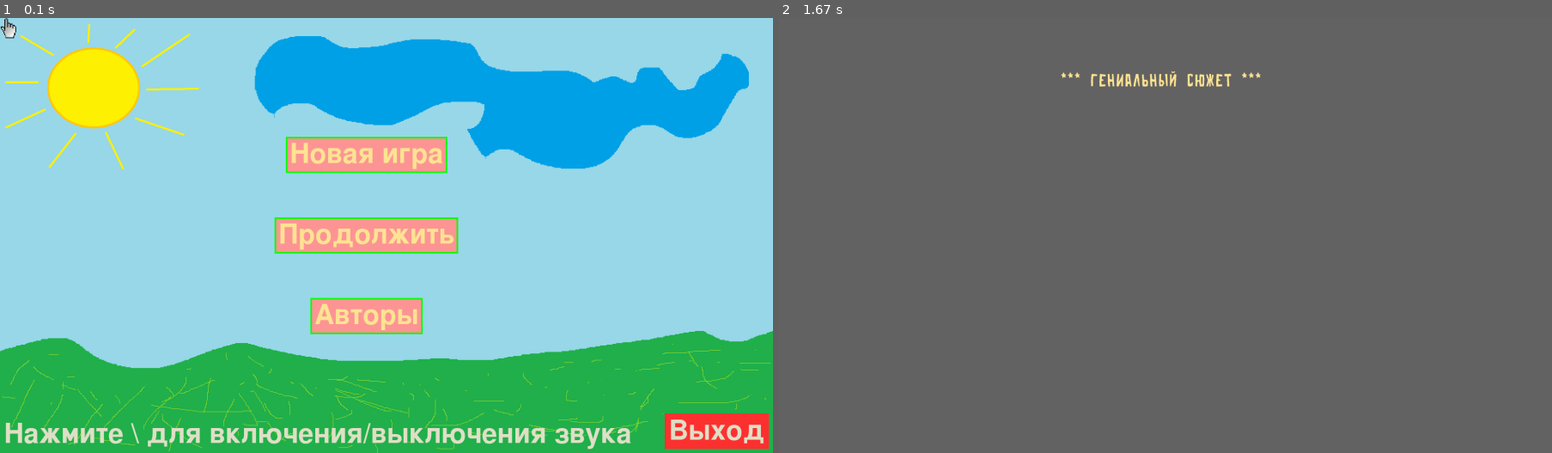
Above: before the commit, frames 1-2 (left to right).
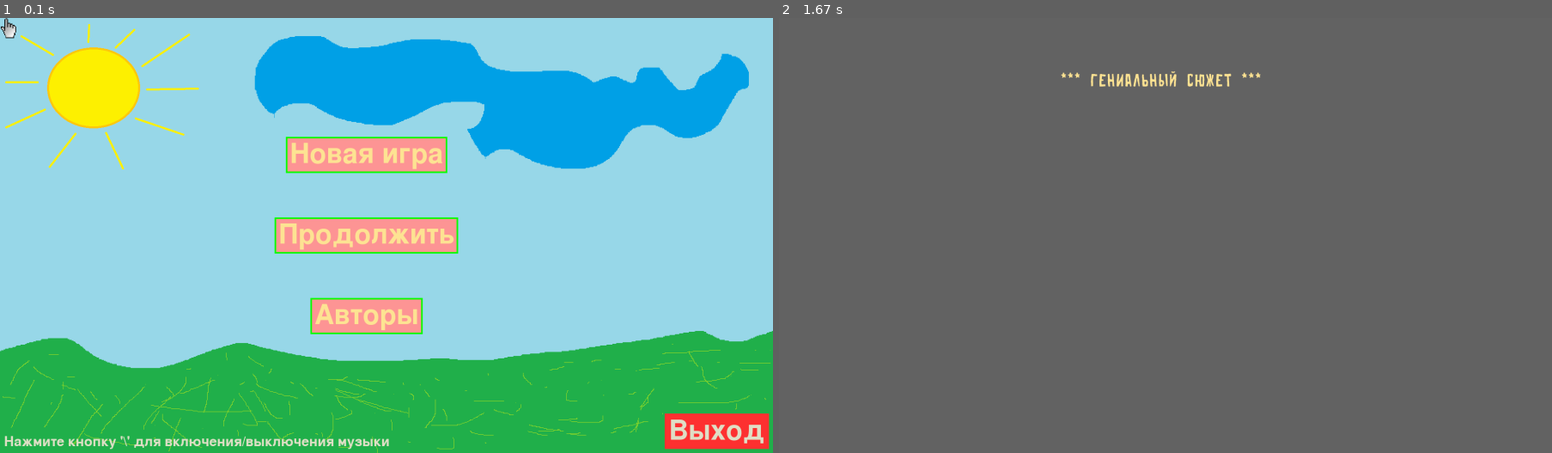
Above: after the commit, the same moments.

Repository: realReloadTime/GoodAppsProduction
Game: pygame game, started from start.py
Two runs of this game, one before a commit and one after it. Both use one fixed random seed, a clock stepped at 60 frames per second and the inputs below.
Inputs:
- Up to frame 1 (0.1 s): no input
- Up to frame 2 (1.67 s): click "Новая игра" at 0.38 s

The runs differ from the first frame. In frame 1, 2.1% of the frame differs, in the area x 0-82%, y 92-100%; in frame 2, nothing differs.

Commit message:
version 1.2 final fixes, new files (ТЗ, ПЗ, Презентация)

Diff:
--- a/start.py
+++ b/start.py
@@ -9,34 +9,40 @@
 
 class SellAndGive:
     def __init__(self):
-        self.width = GetSystemMetrics(0)
-        self.height = GetSystemMetrics(1)
+        self.width, self.height = GetSystemMetrics(0), GetSystemMetrics(1)  # размеры экрана для верного отображения
         self.screen = pygame.display.set_mode((self.width, self.height))
+
+        # список для отслеживания и  управления экранами
         self.all_screens = ['MainMenu', 'NewGameScreen', 'Desktop', 'Site', 'Warehouse',
                             'Logistics', 'Purchase', 'Continue', 'Authors', 'Growth']
 
+        # кнопки для меню
         self.menu_buttons = [['Новая игра', 0], ['Продолжить', 0], ['Авторы', 0],
                              ['Выйти', 0]]  # названия и состояния кнопок
 
-        self.menu_button_location = []  # ЗАПИСЬ ПО СХЕМЕ
+        # начальная реализация кнопок
+        # ЗАПИСЬ ПО СХЕМЕ
         # [x0 - обводка, y0 - обводка, ширина + обводка, высота + обводка] (заполняется в программе)
-
-        self.selected_screen = self.all_screens[0]
+        self.menu_button_location = []
+
+        self.selected_screen = self.all_screens[0]  # управляющий экраном
         self.start_plot_played = False  # флаг проверки проигрыша сюжета
-        self.text = ''
+        self.text = ''  # статус заказа (формируется во время действий пользователя)
         self.warehouse_status = ''
         self.purchase_status = ''
-        self.transport_index = 0
-
-        self.tasks = [False for _ in range(5)]
+        self.transport_index = 0  # текущий транспорт (по умолчанию - 0, учитывается ДБ)
+
+        self.tasks = [False for _ in range(5)]  # список со всеми заказами
 
         self.buttons_start_group = pygame.sprite.Group()
-        self.buttons_start_clicked = []  # здесь будет последняя нажатая кнопка при начальном выборе товара
+        self.buttons_start_clicked = []  # нажатая кнопка при начальном выборе товаров (реализация радиокнопки)
         self.start_text_input = pygame_text.InputBox(self.width - 700, 60, 600, 40, 'ООО"ПродАкшен"')
         start_buttons = [('Начать', (self.width - 300, self.height - 200), '#008000'),
                          ('Попиты', (200, 200), '#e55c5c'),
                          ('Скрепки', (200, 400), '#e55c5c'),
                          ('Строительный мусор', (200, 600), '#e55c5c')]
+
+        # блок ИНФОРМАЦИОННЫХ ПЕРЕМЕННЫХ
         self.start_buttons_info = {'Попиты': 'Самый ходовой товар в вашем городе, \nможно продавать за соответствующую '
                                              'цену\n'
                                              'Делаются в Китае, поэтому \nцена за оптовые закупки высокая,\n'
@@ -59,6 +65,11 @@
                            'Оксана 100м.', 'Аверкий', 'Тётя Ева', 'Диана', 'Вивея', 'Артём', 'Тихон', 'Самсон',
                            'Полерия', 'Ангелина', 'Регина', 'Ульяна', 'Олег']
         self.customers_count = 0
+        self.growth_count = 0
+        self.growth_status = ''
+        # ----
+
+        # блок ЗАПОЛНЕНИЯ КНОПОК
         for button in start_buttons:
             pygame_button.Button(button[0], button[1], button[2], self.buttons_start_group)
 
@@ -104,27 +115,27 @@
                              self.growth_buttons_group)
         for icon in buttons:
             pygame_image.Icon(icon[0], icon[1], self.growth_buttons_group)
-        self.growth_count = 0
-        self.growth_status = ''
+        # ----
 
         self.app_running()
 
     def app_running(self):  # старт и работа приложения
         pygame.init()
+
+        pygame.display.set_caption('Продай и отдай')
         mouse_coords = (0, 0)
 
         pygame.mixer.music.load('data/background_music.mp3')
         pygame.mixer.music.play(-1)
         pygame.mixer.music.set_volume(0.1)
 
-        pygame.display.set_caption('Продай и отдай')
-        pygame.mouse.set_visible(False)
+        pygame.mouse.set_visible(False)  # при использовании мыши ОС повышается производительность(убрать?)
+        cursor = pygame_image.load_image('translucent_pixel.png', -1)
+        cursor = pygame.transform.scale(cursor, (40, 50))
+
         clock = pygame.time.Clock()
         running = True
-        fl_pause = False
-
-        cursor = pygame_image.load_image('translucent_pixel.png', -1)
-        cursor = pygame.transform.scale(cursor, (40, 50))
+        fl_pause = False  # флаг управления музыкой
 
         while running:
             for event in pygame.event.get():
@@ -174,7 +185,7 @@
                                 self.menu_button_location[2][0] + self.menu_button_location[2][2] and \
                                 self.menu_button_location[2][1] <= event.pos[1] <= \
                                 self.menu_button_location[2][1] + self.menu_button_location[2][3]:
-                            self.selected_screen = self.all_screens[-1]
+                            self.selected_screen = self.all_screens[8]
 
                     # кнопки на стартовом экране
                     elif self.selected_screen == self.all_screens[1]:
@@ -257,7 +268,7 @@
                                         self.con.commit()
                                         self.text += f'заказ #{number} доставляется'
                                         income = self.cur.execute("""SELECT sale_price FROM goods_types WHERE name=?""",
-                                                                  (item, )).fetchone()[0] * customers[number - 1][1]
+                                                                  (item,)).fetchone()[0] * customers[number - 1][1]
                                         self.cur.execute("""INSERT INTO delivery_process(name, income, arrive)
                                         VALUES (?, ?, (SELECT delivery_time FROM transport_types
                                         WHERE id=(SELECT transport FROM shop_data)))""", (item, income))
@@ -290,11 +301,11 @@
                                 elif 'Купить' in icon.name and icon.clicked(event.pos):
                                     money = self.cur.execute("""SELECT money FROM shop_data""").fetchone()[0]
                                     transport = self.cur.execute("""SELECT name FROM transport_types WHERE price = ?""",
-                                                                 (int(icon.name.split()[-2]), )).fetchone()[0]
+                                                                 (int(icon.name.split()[-2]),)).fetchone()[0]
                                     if money >= int(icon.name.split()[-2]):
                                         self.cur.execute("""UPDATE shop_data
                                         SET transport = (SELECT id FROM transport_types WHERE name = ?)""",
-                                                         (transport, ))
+                                                         (transport,))
                                         self.con.commit()
                                         self.logistics_status = 'Успешная покупка'
 
@@ -409,6 +420,12 @@
                             else:
                                 icon.tracing = False
 
+                    elif self.selected_screen == self.all_screens[8]:
+                        print('---\nrealReloadTime - https://github.com/realReloadTime\n'
+                              'Unl1te - https://github.com/Unl1te\n'
+                              'НАДЕЕМСЯ ВАМ ПОНРАВИЛАСЬ НАША ИГРА!')
+                        self.selected_screen = 'Continue'
+
                     elif self.selected_screen == self.all_screens[-1]:
                         for icon in self.growth_buttons_group.sprites():
                             if icon.clicked(event.pos):
@@ -494,9 +511,9 @@
         text = font.render('Выход', True, (225, 225, 200))
         text_x = self.width - text.get_width() - 20
         text_y = self.height - text.get_height() - 20
-        music = font.render("Нажмите \ для включения/выключения звука", True, (225, 225, 200))
         text_w = text.get_width()
         text_h = text.get_height()
+
         if len(self.menu_button_location) != 4:
             self.menu_button_location.append([text_x - 10, text_y - 10, text_w + 20, text_h + 20])
         if self.menu_buttons[3][1] == 0:
@@ -506,7 +523,10 @@
             pygame.draw.rect(self.screen, (50, 50, 255), (text_x - 10, text_y - 10,
                                                           text_w + 20, text_h + 20), 0)
 
-        self.screen.blit(music, (self.width - (self.width - 10), self.height - 80))
+        font = pygame.font.Font(None, 50)
+        music = font.render("Нажмите кнопку '\\' для включения/выключения музыки", True, (225, 225, 200))
+
+        self.screen.blit(music, (self.width - (self.width - 10), self.height - music.get_height() - 10))
         self.screen.blit(text, (text_x, text_y))
 
     def start_plot(self):  # показ сюжета
@@ -706,7 +726,7 @@
         self.screen.blit(logistics_background.image, logistics_background.rect)
         my_transport = self.cur.execute("""SELECT transport FROM shop_data""").fetchone()[0]
         transport_kinds = self.cur.execute("""SELECT * FROM transport_types
-        WHERE id != ?""", (my_transport, )).fetchall()
+        WHERE id != ?""", (my_transport,)).fetchall()
         transport = pygame_text.label(transport_kinds[self.transport_index][1],
                                       (self.width // 2 - 180, self.height // 2 - 65), size=100)
         delivery_time = pygame_text.label(f'Время доставки: {transport_kinds[self.transport_index][3]}',
@@ -738,9 +758,9 @@
         money, level = self.cur.execute("""SELECT money, level FROM shop_data""").fetchone()
         money, level = int(money), int(level)
         name = name.split('>')[0][1:]
-        capacity = self.cur.execute("""SELECT capacity FROM business_levels WHERE id = ?""", (level, )).fetchone()[0]
+        capacity = self.cur.execute("""SELECT capacity FROM business_levels WHERE id = ?""", (level,)).fetchone()[0]
         price, count = self.cur.execute("""SELECT purchase_price, purchase_count FROM goods_types
-        WHERE name = ?""", (name, )).fetchone()
+        WHERE name = ?""", (name,)).fetchone()
         warehouse = self.cur.execute("""SELECT * FROM warehouse""").fetchall()
         capacity_count = sum([x[1] for x in warehouse])
         not_in_warehouse = not any(name == x[0] for x in warehouse)
@@ -752,7 +772,7 @@
                 self.cur.execute("""UPDATE warehouse SET count = count + ? WHERE name = ?""", (count, name))
                 self.con.commit()
             self.purchase_status = 'Успешно куплено'
-            self.cur.execute("""UPDATE shop_data SET money = money - ?""", (price, ))
+            self.cur.execute("""UPDATE shop_data SET money = money - ?""", (price,))
         else:
             self.purchase_status = f'Ошибка, не хватает денег или места на складе. Текущая вместимость: {capacity}'
 
@@ -828,9 +848,9 @@
                     plus += element[2]
                     self.warehouse_status += f'Товар {element[1]} доставлен.\nПрибыль: {element[2]}\n\n'
             self.cur.execute("""UPDATE shop_data
-            SET money = money + ?""", (plus, ))
+            SET money = money + ?""", (plus,))
             self.con.commit()
-            self.task_list = [[] for i in range(6)]
+            self.task_list = [[] for _ in range(6)]
             res = self.cur.execute("""SELECT * FROM goods_types
             WHERE opening_level BETWEEN 1 AND (SELECT level FROM shop_data)""").fetchall()
             while len(res) > 5:
@@ -838,10 +858,10 @@
             level = int(self.cur.execute("""SELECT level FROM shop_data""").fetchall()[0][0])
 
             self.cur.execute("""UPDATE shop_data
-            SET money = money - ?""", (level * 30, ))
+            SET money = money - ?""", (level * 30,))
             self.con.commit()
             delivery_time = self.cur.execute("""SELECT delivery_time
-            FROM transport_types WHERE id=?""", (transport, )).fetchone()[0]
+            FROM transport_types WHERE id=?""", (transport,)).fetchone()[0]
             delivery_cost = [x[0] for x in self.cur.execute("""SELECT delivery_cost FROM transport_types""").fetchall()]
             warehouse_names = [''.join(x) for x in self.cur.execute("""SELECT name FROM warehouse""").fetchall()]
             warehouse_count = [x[0] for x in self.cur.execute("""SELECT count FROM warehouse""").fetchall()]
@@ -852,7 +872,7 @@
                     while ((count - warehouse_count[warehouse_names.index(element)]) * int(element[2]) +
                            delivery_cost[transport - 1] + level * 30 * delivery_time) >= money:
                         count = randint(1, warehouse_count[warehouse_names.index(element)] + 3)
-                        if warehouse_count[warehouse_names.index(element)] * int(element[2]) +\
+                        if warehouse_count[warehouse_names.index(element)] * int(element[2]) + \
                                 delivery_cost[transport - 1] >= money:
                             count = randint(1, warehouse_count[warehouse_names.index(element)] + 3)
                             break
@@ -879,7 +899,7 @@
         else:
             self.game_over()
 
-    def game_over(self):
+    def game_over(self):  # запускается при отриц балансе
         coords = [self.width, 0]
         clock = pygame.time.Clock()
         while coords[0] > -20:
@@ -894,7 +914,7 @@
         os.remove('data/saved_data.db')
         self.selected_screen = self.all_screens[0]
 
-    def app_end(self):  # действия при завершении работы(для сохранения данных и вывода завершающей анимации)
+    def app_end(self):  # действия при завершении работы
         self.screen.fill((100, 100, 100))
         pygame.display.flip()
         pygame.quit()
Binary file changed: requirements.txt
Not shown, added: data/background_music.mp3
Not shown, changed: start.exe
Not shown, added: ПЗ_GoodAppsProduction.docx
Not shown, removed: Презентация Microsoft Office PowerPoint.pptx
Not shown, added: Презентация_GoodAppsProduction.pptx
Not shown, added: ТЗ_GoodAppsProduction.docx
